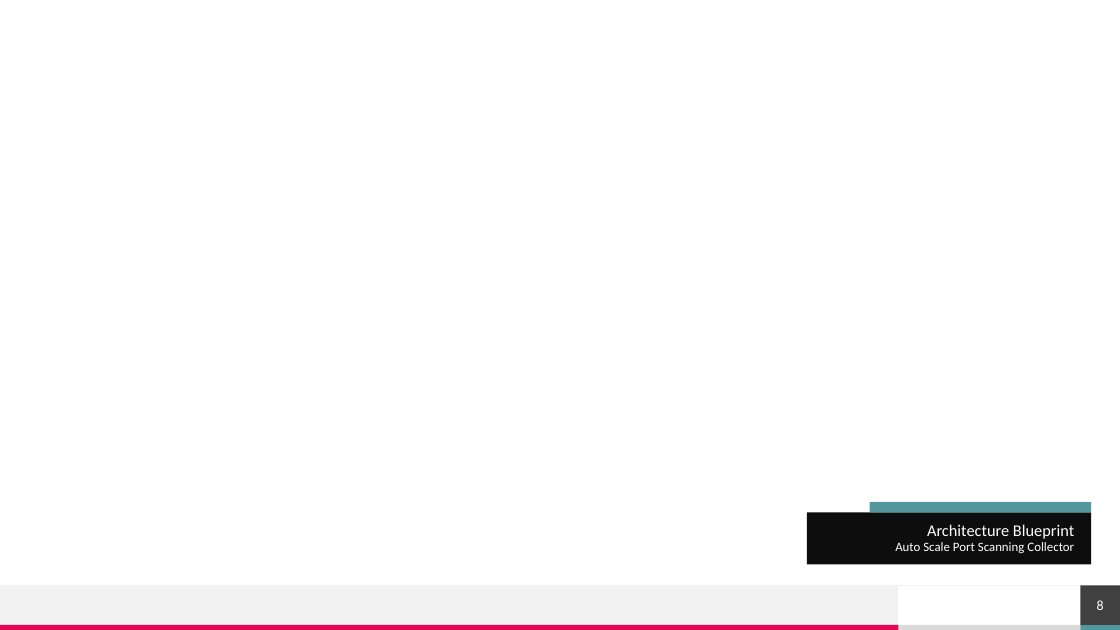
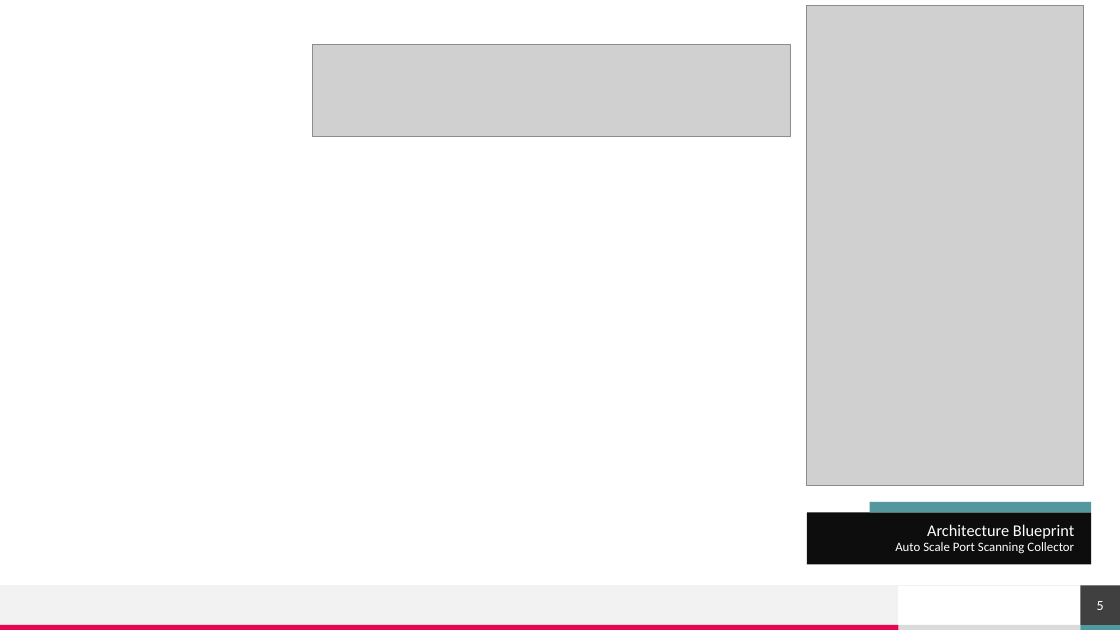
Before and after one commit to shadmehr/EmptyPython, a slide deck: slide 5 of Final - How to build a team.pptx (slide 8 before the commit). Drawn at 1120x630 pixels with LibreOffice and Linux fonts; fonts in the diff are those of the drawing; grey boxes stand for pictures; background and template pictures are left out. Boxes give left, top, right and bottom in pixels: in the first picture for what was removed or moved away, otherwise in the second. Text is boxed around its words. In the diff, an @@ line names an element or a change of style, - is before the commit and + after.

```diff
--- a/Final - How to build a team.pptx
+++ b/Final - How to build a team.pptx
@@ picture added at box(807, 6, 1085, 486) @@
@@ picture added at box(313, 45, 791, 136) @@
@@ page number at box(1097, 601, 1104, 610): text changed @@
-8
+5
```
Also in this commit, not shown: 1 other slide changed, 4 slides removed.
